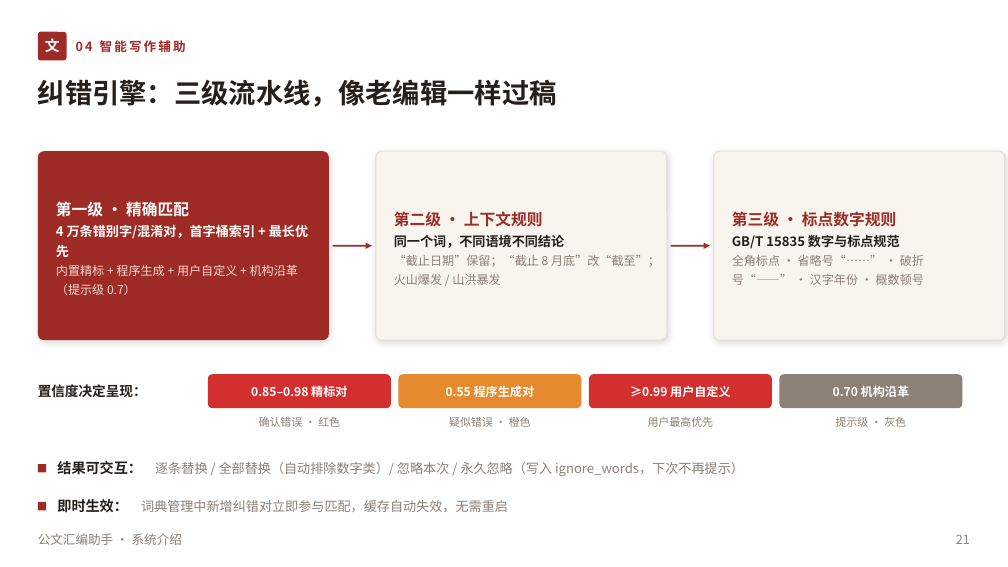
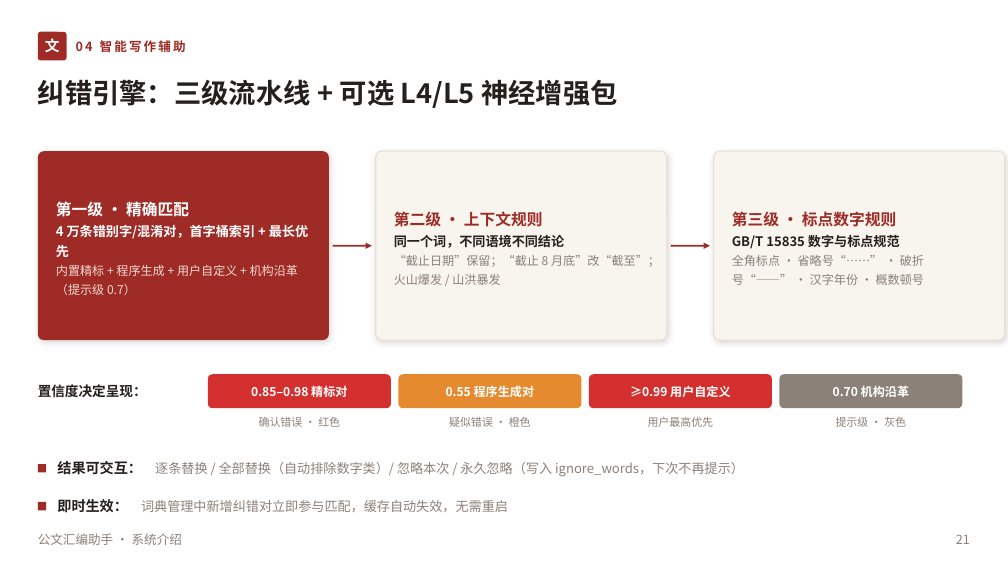
Before and after one commit to lzh745200/gwtool, a slide deck: slide 21 of 公文汇编助手-系统介绍.pptx. Drawn at 1008x567 pixels with LibreOffice and Linux fonts; fonts in the diff are those of the drawing. Boxes give left, top, right and bottom in pixels: in the first picture for what was removed or moved away, otherwise in the second. Text is boxed around its words. In the diff, an @@ line names an element or a change of style, - is before the commit and + after.

```diff
--- a/公文汇编助手-系统介绍.pptx
+++ b/公文汇编助手-系统介绍.pptx
@@ text at (38,79,618,108): text changed @@
-纠错引擎：三级流水线，像老编辑一样过稿
+纠错引擎：三级流水线 + 可选 L4/L5 神经增强包
```
Also in this commit, not shown: 15 other slides changed, 4 other files.
